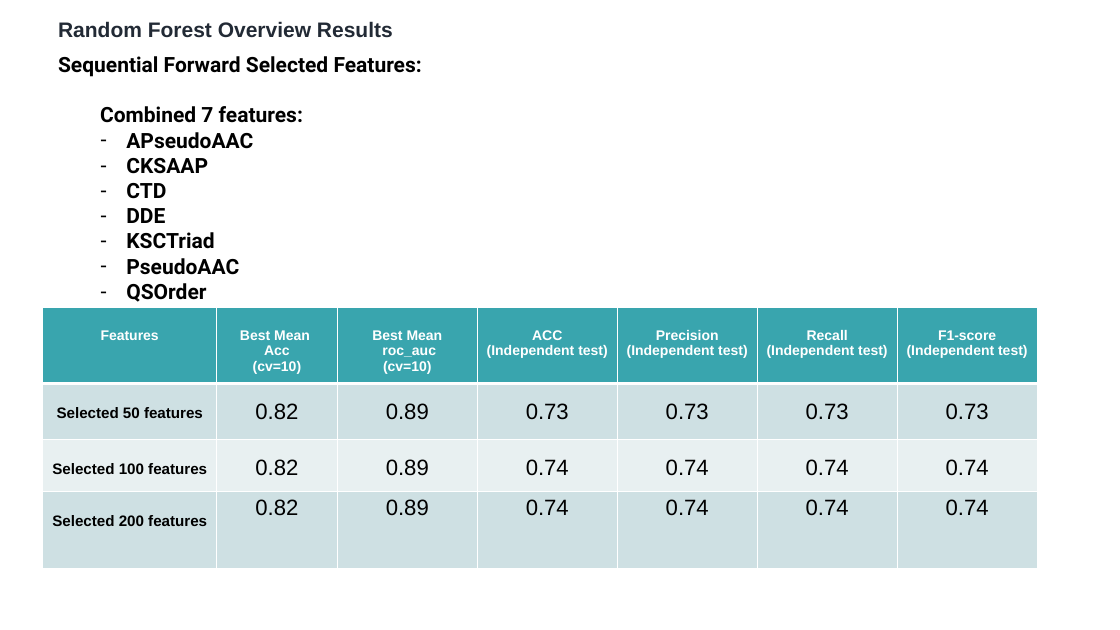
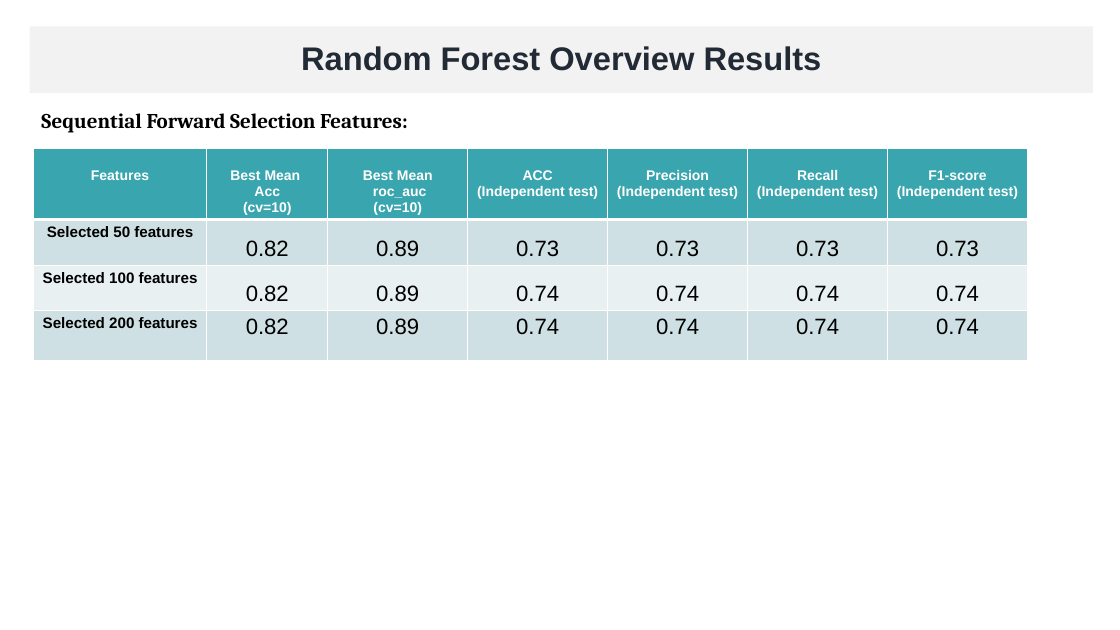
Before and after one commit to mtzynb/MyThesis, a slide deck: slide 30 of ThesisPresentation/thesis_presentation_26012022_Winter.pptx (slide 36 before the commit). Drawn at 1120x630 pixels with LibreOffice and Linux fonts; fonts in the diff are those of the drawing. Boxes give left, top, right and bottom in pixels: in the first picture for what was removed or moved away, otherwise in the second. Text is boxed around its words. In the diff, an @@ line names an element or a change of style, - is before the commit and + after.

```diff
--- a/ThesisPresentation/thesis_presentation_26012022_Winter.pptx
+++ b/ThesisPresentation/thesis_presentation_26012022_Winter.pptx
@@ rectangle "Random Forest Overview Results": place and size @@
-rectangle "Random Forest Overview Results" at [58,21,393,38]
+rectangle "Random Forest Overview Results" at [29,26,1093,92]
@@ rectangle "Random Forest Overview Results" at [29,26,1093,92]: size 18 to 28 pt; alignment left to centre; line spacing 1 to 0.9; more space between paragraphs; vertical alignment top to middle; fill none to #F2F2F2 @@
@@ text removed at [58,56,422,302] @@
-Sequential Forward Selected Features:
-  Combined 7 features:
-  – APseudoAAC
-  – CKSAAP
-  – CTD
-  – DDE
-  – KSCTriad
-  – PseudoAAC
-  – QSOrder
@@ text added at [41,113,408,133], 18 pt, text #000000, bold @@
+Sequential Forward Selection Features:
@@ table: place and size @@
-table at [43,308,1039,569]
+table at [34,148,1030,360]
```
Also in this commit, not shown: 17 other slides changed, 4 slides added, 11 slides removed, 1 other file.
